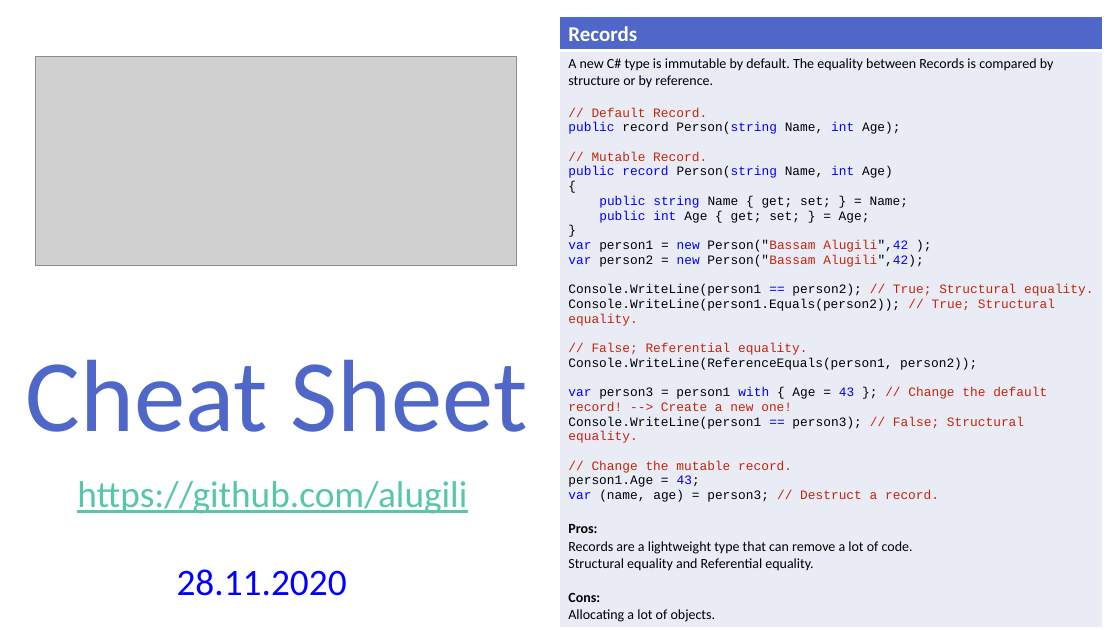
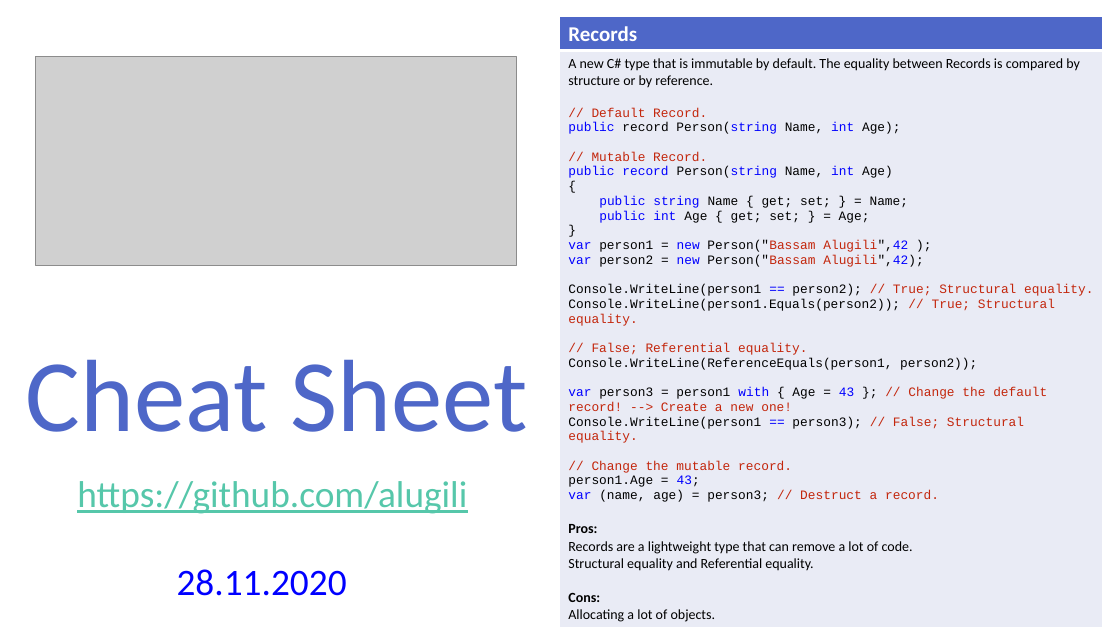
Before and after one commit to alugili/CSharp-9-CheatSheet, a slide deck: slide 1 of CSharp_9_CheatSheet.pptx. Drawn at 1120x630 pixels with LibreOffice and Linux fonts; fonts in the diff are those of the drawing; grey boxes stand for pictures. Boxes give left, top, right and bottom in pixels: in the first picture for what was removed or moved away, otherwise in the second. Text is boxed around its words. In the diff, an @@ line names an element or a change of style, - is before the commit and + after.

```diff
--- a/CSharp_9_CheatSheet.pptx
+++ b/CSharp_9_CheatSheet.pptx
@@ table at <box>560,17,1103,626</box> @@
@@ row 2, column 1: "A new C# type is immutable by default. The equality between Records is compared by structure or by reference. / // Default Record. / public record Person(string Name, int Age); / // Mutable Record. / public record Person(string Name, int Age) / { / public string Name { get; set; } = Name; / public int Age { get; set; } = Age; / } / var person1 = new Person("Bassam Alugili",42 ); / var person2 = new Person("Bassam Alugili",42); / Console.WriteLine(person1 == person2); // True; Structural equality. / Console.WriteLine(person1.Equals(person2)); // True; Structural equality. / // False; Referential equality. / Console.WriteLine(ReferenceEquals(person1, person2)); / var person3 = person1 with { Age = 43 }; // Change the default record! --> Create a new one! / Console.WriteLine(person1 == person3); // False; Structural equality. / // Change the mutable record. / person1.Age = 43; / var (name, age) = person3; // Destruct a record. / Pros: / Records are a lightweight type that can remove a lot of code. / Structural equality and Referential equality. / Cons: / Allocating a lot of objects." to "A new C# type that is immutable by default. The equality between Records is compared by structure or by reference. / // Default Record. / public record Person(string Name, int Age); / // Mutable Record. / public record Person(string Name, int Age) / { / public string Name { get; set; } = Name; / public int Age { get; set; } = Age; / } / var person1 = new Person("Bassam Alugili",42 ); / var person2 = new Person("Bassam Alugili",42); / Console.WriteLine(person1 == person2); // True; Structural equality. / Console.WriteLine(person1.Equals(person2)); // True; Structural equality. / // False; Referential equality. / Console.WriteLine(ReferenceEquals(person1, person2)); / var person3 = person1 with { Age = 43 }; // Change the default record! --> Create a new one! / Console.WriteLine(person1 == person3); // False; Structural equality. / // Change the mutable record. / person1.Age = 43; / var (name, age) = person3; // Destruct a record. / Pros: / Records are a lightweight type that can remove a lot of code. / Structural equality and Referential equality. / Cons: / Allocating a lot of objects." @@
```
Also in this commit, not shown: 4 other slides changed, 1 other file.
